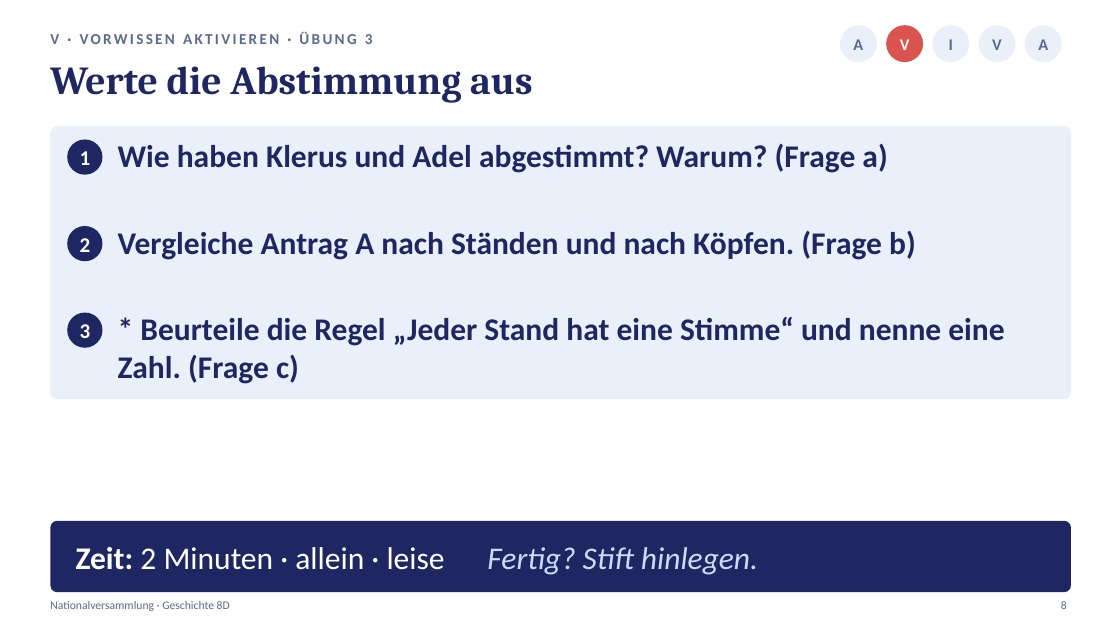
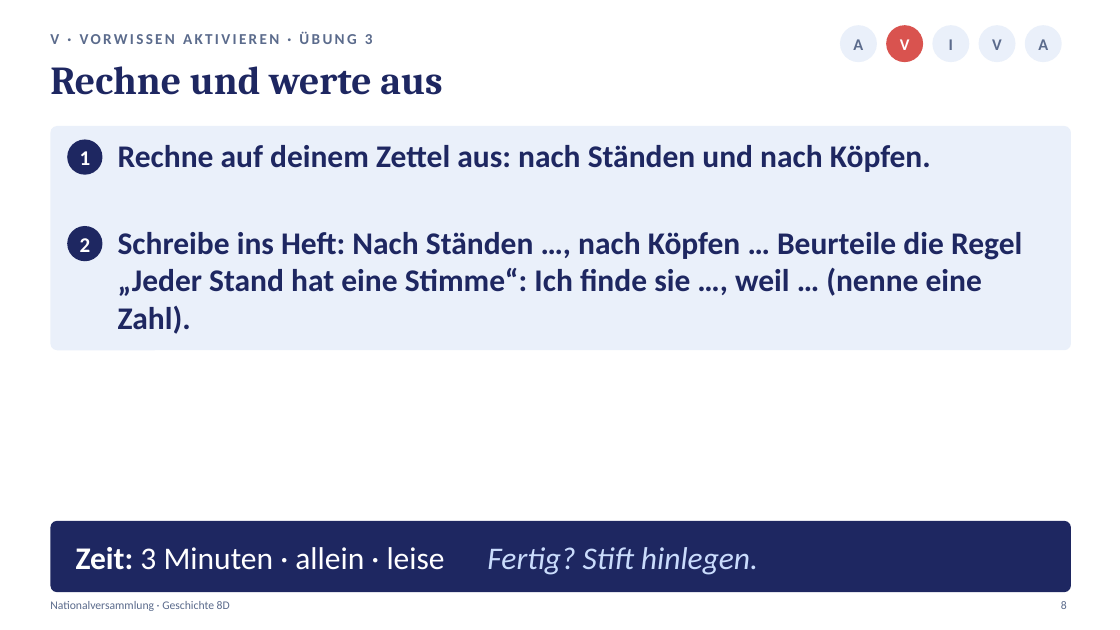
Before and after one commit to golzkonstantin-gif/Schule, a slide deck: slide 8 of Geschichte_8D/Stunde2_Nationalversammlung/Praesentation_Stunde2_Nationalversammlung_8D.pptx. Drawn at 1120x630 pixels with LibreOffice and Linux fonts; fonts in the diff are those of the drawing. Boxes give left, top, right and bottom in pixels: in the first picture for what was removed or moved away, otherwise in the second. Text is boxed around its words. In the diff, an @@ line names an element or a change of style, - is before the commit and + after.

```diff
--- a/Geschichte_8D/Stunde2_Nationalversammlung/Praesentation_Stunde2_Nationalversammlung_8D.pptx
+++ b/Geschichte_8D/Stunde2_Nationalversammlung/Praesentation_Stunde2_Nationalversammlung_8D.pptx
@@ text at (x1=50, y1=66, x2=442, y2=95): text changed @@
-Werte die Abstimmung aus
+Rechne und werte aus
@@ rounded rectangle resized from (x1=50, y1=126, x2=1071, y2=399) to (x1=50, y1=126, x2=1071, y2=350) @@
@@ rounded rectangle at (x1=50, y1=126, x2=1071, y2=350): proportions changed @@
@@ text at (x1=118, y1=145, x2=931, y2=172): text changed @@
-Vergleiche Antrag A nach Ständen und nach Köpfen. (Frage b)
+Rechne auf deinem Zettel aus: nach Ständen und nach Köpfen.
@@ text removed at (x1=118, y1=144, x2=887, y2=173) @@
-Wie haben Klerus und Adel abgestimmt? Warum? (Frage a)
@@ text at (x1=118, y1=232, x2=1022, y2=334): text changed @@
-* Beurteile die Regel „Jeder Stand hat eine Stimme“ und nenne eine Zahl. (Frage c)
+Schreibe ins Heft: Nach Ständen …, nach Köpfen … Beurteile die Regel „Jeder Stand hat eine Stimme“: Ich finde sie …, weil … (nenne eine Zahl).
@@ ellipse removed at (x1=67, y1=313, x2=103, y2=348) @@
@@ text removed at (x1=80, y1=324, x2=91, y2=338) @@
-3
@@ text at (x1=76, y1=547, x2=758, y2=575): text changed @@
-Zeit: 2 Minuten · allein · leise Fertig? Stift hinlegen.
+Zeit: 3 Minuten · allein · leise Fertig? Stift hinlegen.
```
Also in this commit, not shown: 4 other slides changed, 13 other files.
